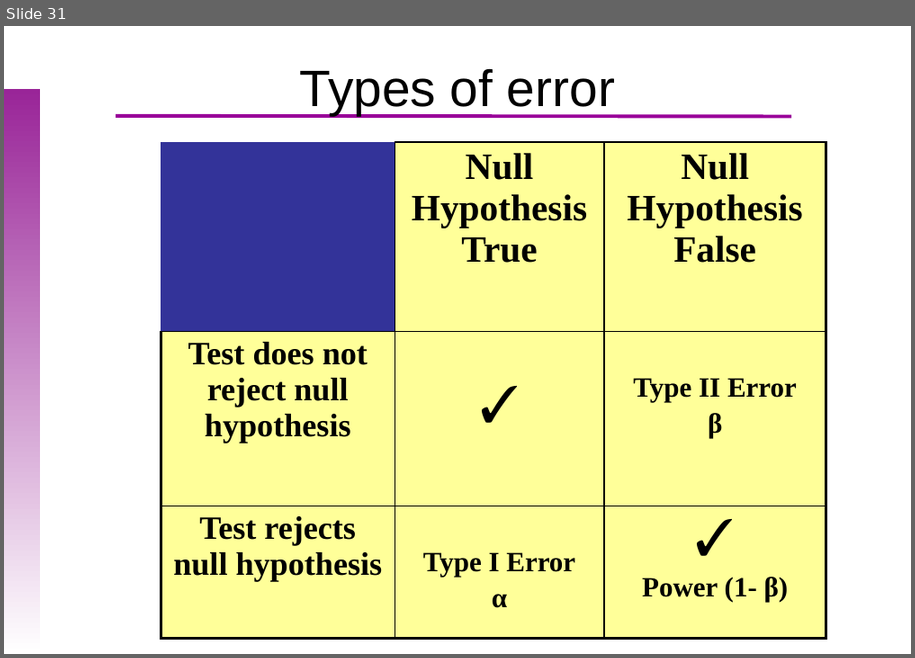
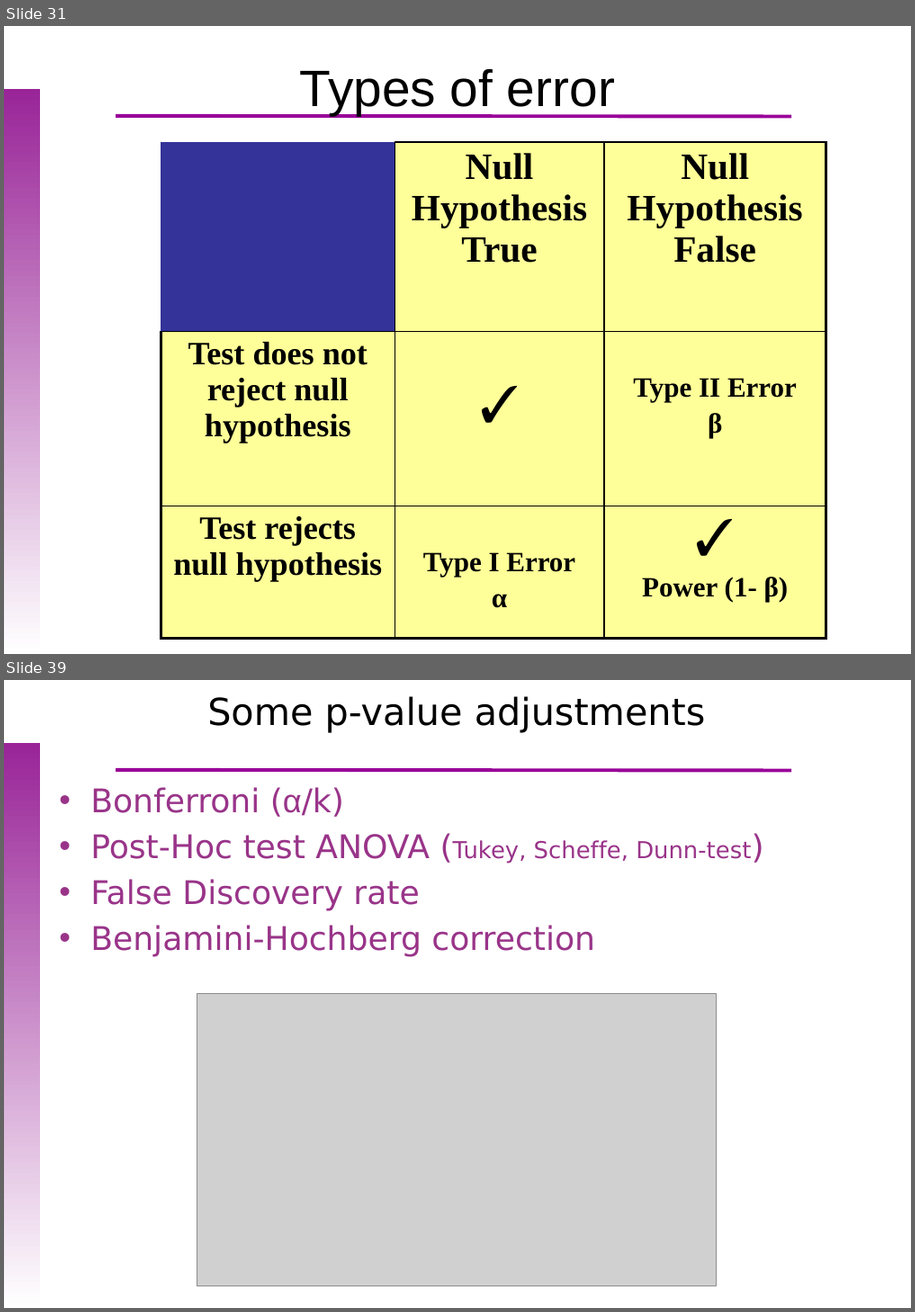
Before and after one commit to uebvhir/Course_Basic_Statistics_2019, a slide deck: Sessio_6/EBB_2018_Session_6_Hypothesis_tests.pptx. Shown one above the other, each under a label of ours: slide 31 before the commit, slides 31 and 39 after it; the slides between them are not shown. The pictures are 915x658 and 915x1312 pixels, drawn with LibreOffice and Linux fonts; fonts in the diff are those of the drawing; grey boxes stand for pictures; background and template pictures are left out. Boxes give left, top, right and bottom in pixels: in the first picture for what was removed or moved away, otherwise in the second. Text is boxed around its words. In the diff, an @@ line names an element or a change of style, - is before the commit and + after.

```diff
--- a/Sessio_6/EBB_2018_Session_6_Hypothesis_tests.pptx
+++ b/Sessio_6/EBB_2018_Session_6_Hypothesis_tests.pptx
@@ slide 39 added at (x1=4, y1=680, x2=911, y2=1308), background picture (left out); not listed: 2 template elements that a slide beside it also shows @@
@@ title added at (x1=207, y1=696, x2=706, y2=733), 32 pt, text #000000 @@
+Some p-value adjustments
@@ text added at (x1=90, y1=787, x2=751, y2=956), 28 pt, text #993489 @@
+• Bonferroni (α/k)
+• Post-Hoc test ANOVA (Tukey, Scheffe, Dunn-test)
+• False Discovery rate
+• Benjamini-Hochberg correction
@@ picture added at (x1=198, y1=994, x2=717, y2=1287) @@
```
Also in this commit, not shown: 5 slides changed, 7 other slides added, 2 slides removed, 15 other files.
